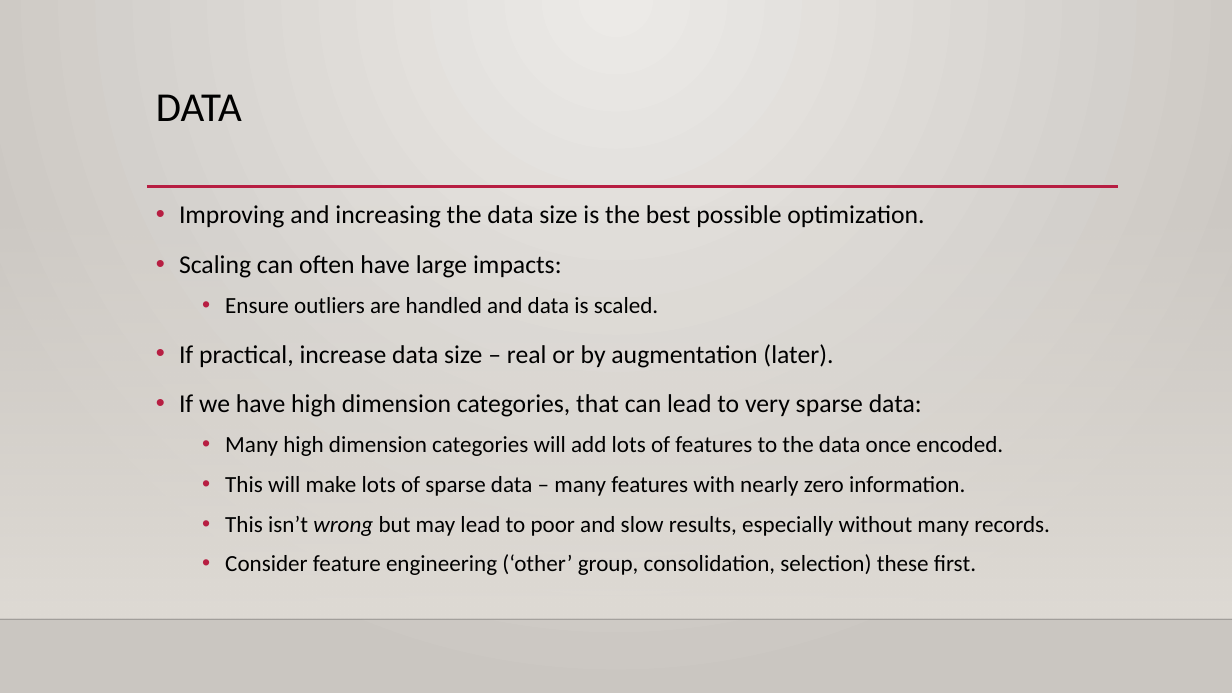
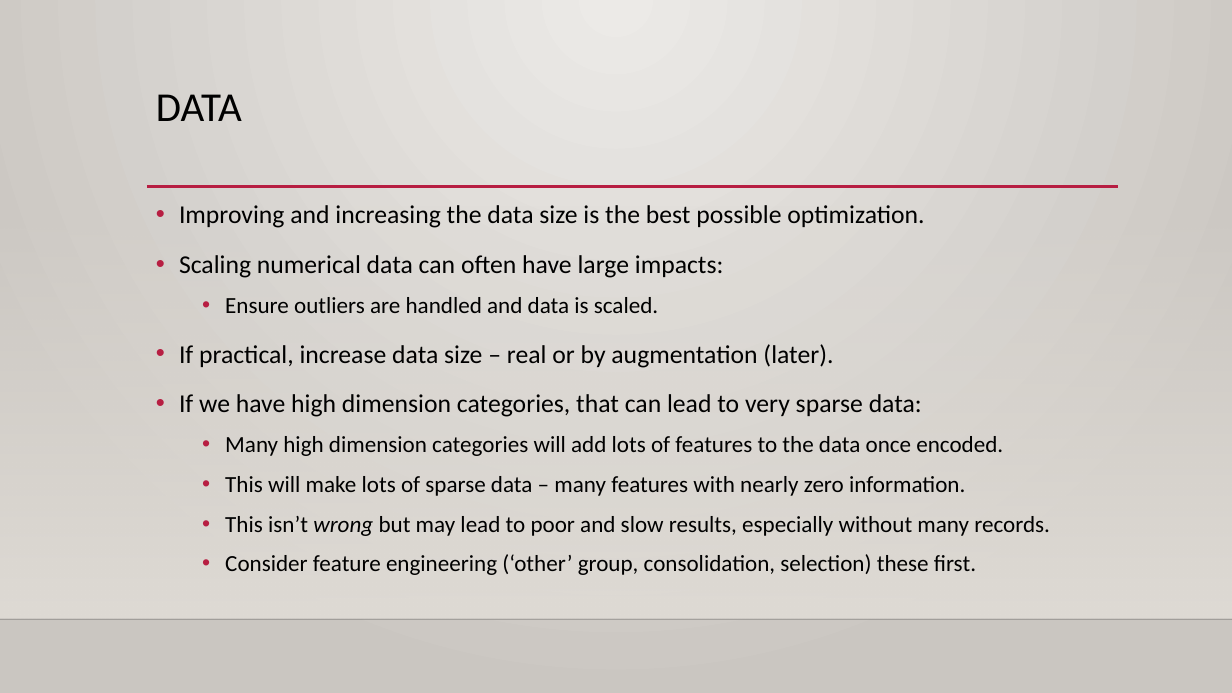
Before and after one commit to AkeemSemperDataScience/Intro_to_Machine_Learning_Students, a slide deck: slide 18 of reference_content/Slides/pytorch_optimization.pptx. Drawn at 1232x693 pixels with LibreOffice and Linux fonts; fonts in the diff are those of the drawing; background and template pictures are left out. Boxes give left, top, right and bottom in pixels: in the first picture for what was removed or moved away, otherwise in the second. Text is boxed around its words. In the diff, an @@ line names an element or a change of style, - is before the commit and + after.

```diff
--- a/reference_content/Slides/pytorch_optimization.pptx
+++ b/reference_content/Slides/pytorch_optimization.pptx
@@ text at (179, 255, 724, 278): text changed @@
-• Scaling can often have large impacts:
+• Scaling numerical data can often have large impacts:
```
Also in this commit, not shown: 36 other slides changed, 1 slide added, 11 other files.
